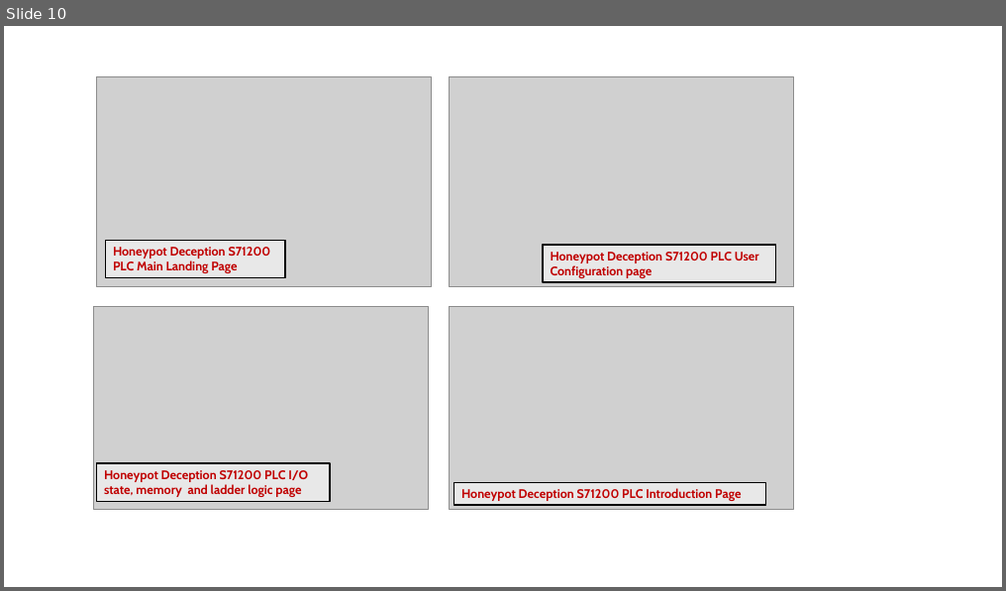
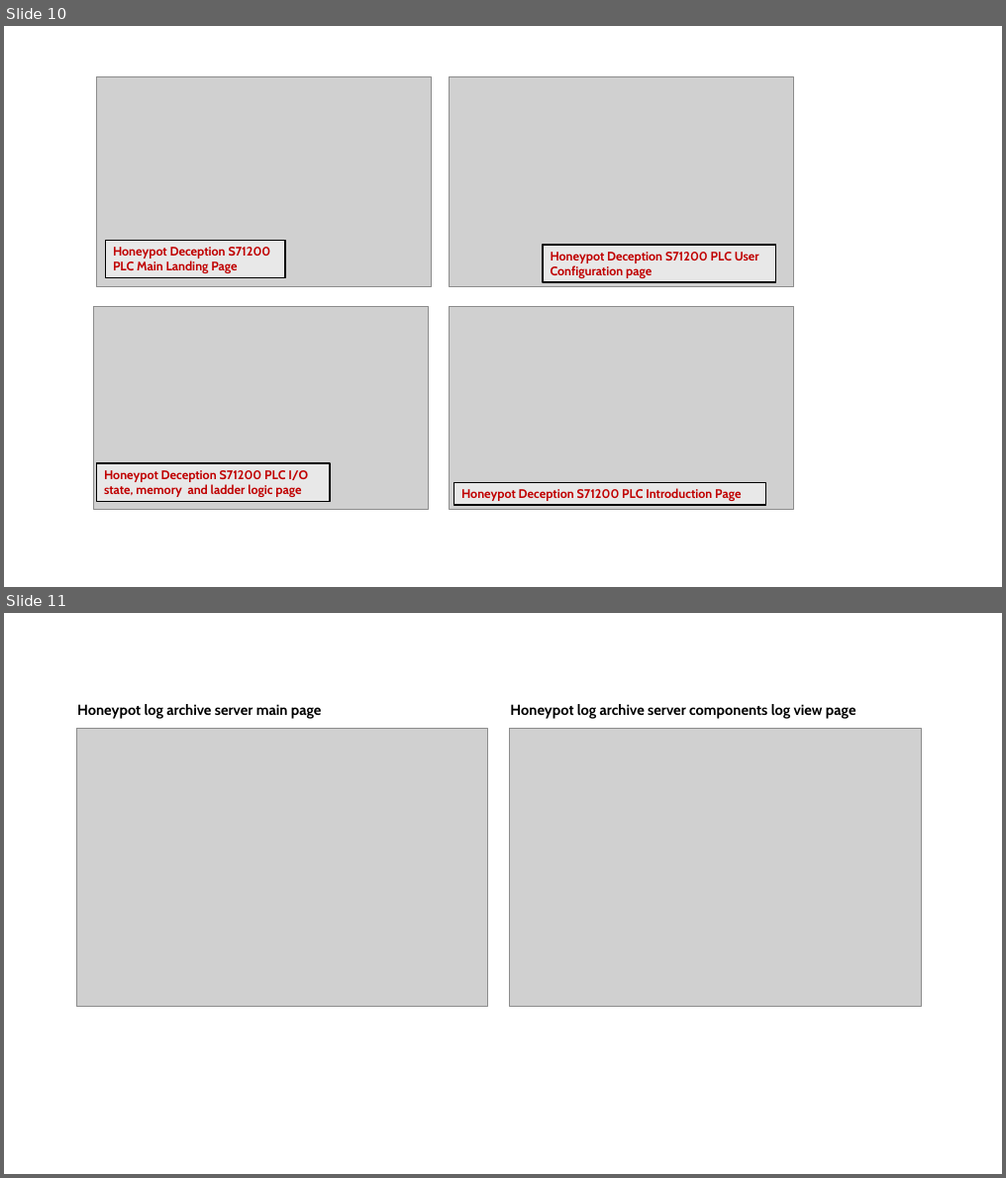
Before and after one commit to kuldeepsharma1/cyber-honey-pot, a slide deck: doc/designDoc.pptx. Shown one above the other, each under a label of ours: slide 10 before the commit, slides 10 and 11 after it. The pictures are 1006x591 and 1006x1178 pixels, drawn with LibreOffice and Linux fonts; fonts in the diff are those of the drawing; grey boxes stand for pictures. Boxes give left, top, right and bottom in pixels: in the first picture for what was removed or moved away, otherwise in the second. Text is boxed around its words. In the diff, an @@ line names an element or a change of style, - is before the commit and + after.

Commit message:
Update the readme log archive system.

```diff
--- a/doc/designDoc.pptx
+++ b/doc/designDoc.pptx
@@ slide 11 added at box(4, 613, 1002, 1174), background #FFFFFF @@
@@ picture added at box(76, 728, 487, 1007) @@
@@ text added at box(77, 704, 322, 719), 14 pt, text #000000, bold @@
+Honeypot log archive server main page
@@ picture added at box(510, 728, 922, 1007) @@
@@ text added at box(510, 704, 856, 719), 14 pt, text #000000, bold @@
+Honeypot log archive server components log view page
```
Also in this commit, not shown: 4 other files.
